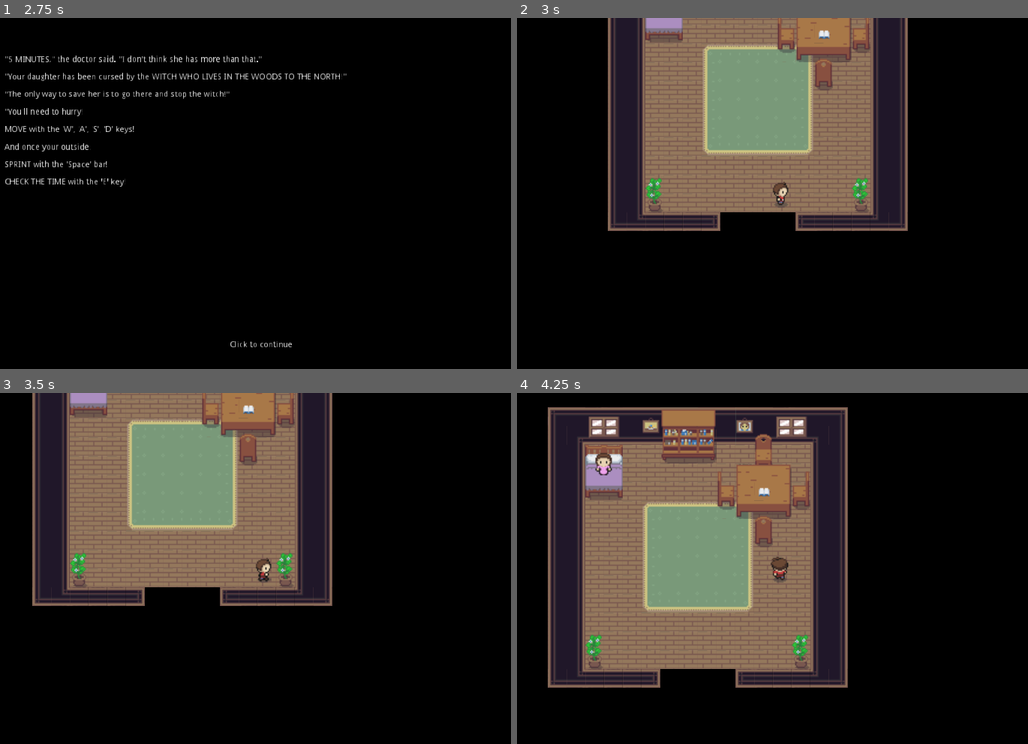
Above: before the commit, frames 1-4 (two rows, left to right).
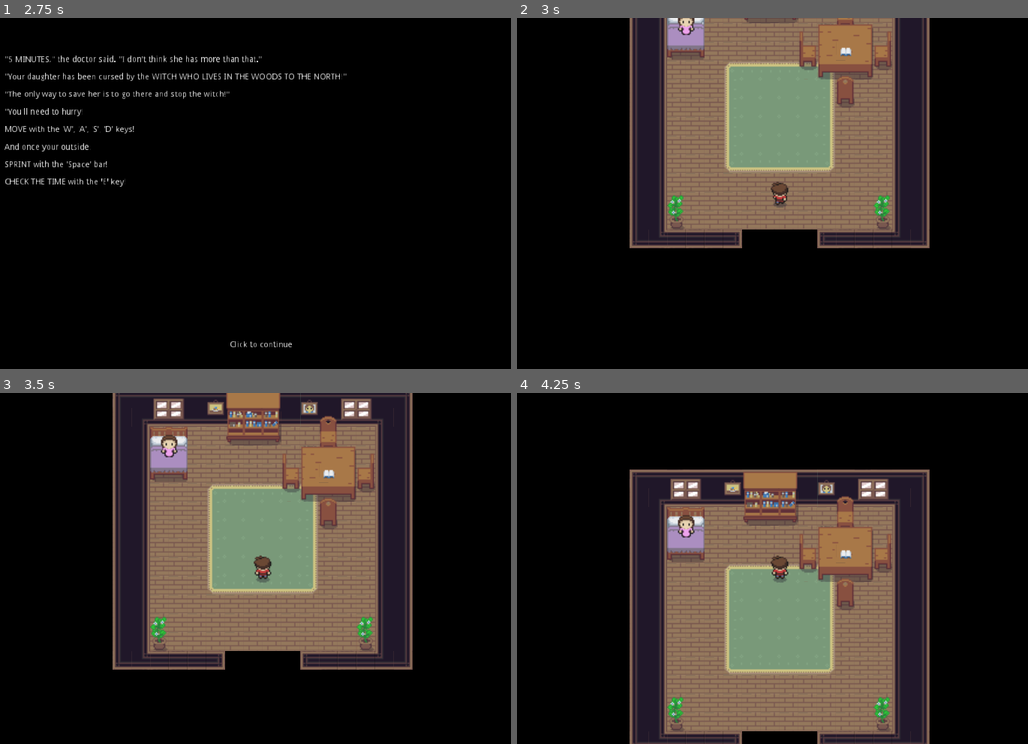
Above: after the commit, the same moments.

Repository: HaywardMorihara/2021AprGameJam
Game: Godot game, scene res://menu/MainMenu.tscn
Same seed, same stepped clock (60 frames per second), same inputs: the game is played once before the commit and once after it.
Inputs (mouse positions are in pixels of both pictures, inside the frame that each line leads up to):
- Up to frame 1 (2.75 s): click "Start" at 0.5 s; tap Enter (interact) at 1.25, 2, 2.1 s; move the mouse to (393, 175) at 1.27 s; hold D (right) 1.28-2.03 s; tap Q (check_watch) at 1.35 s; move the mouse to (143, 211) at 2.02 s; hold S (down) from 2.03 s (still down)
- Up to frame 2 (3 s): tap Enter (interact) at 2.75 s; move the mouse to (838, 116) at 2.77 s; release S (down) at 2.78 s; press the mouse at (838, 116) at 2.78 s; hold D (right) from 2.78 s (still down)
- Up to frame 3 (3.5 s): keep holding D (right)
- Up to frame 4 (4.25 s): move the mouse to (752, 638) at 3.52 s; release D (right) at 3.53 s; release the mouse at (752, 638) at 3.53 s; hold W (up) from 3.53 s (still down); tap Space (sprint) at 3.6 s

Frame 1 is identical in both runs. In frame 2, 26% of the frame differs, in the area x 17-81%, y 0-66%; in frame 3, 50%; in frame 4, 61%, in the area x 6-81%, y 4-100%.

Commit message:
Getting things kinda working...

Diff:
--- a/house/PlayerInteriorHouse.gd
+++ b/house/PlayerInteriorHouse.gd
@@ -6,9 +6,16 @@
 #	if not HomeMusic.playing:
 #		MazeMusic.stop()
 #		HomeMusic.play()
+	get_tree().paused = true
+	$AnimationPlayer.play("MovePlayer")
+
 
 func _player_stillness_achieved()->void:
 	var distance = $Player.global_position.distance_to($DaughterNPC.global_position)
 	if distance < 75:
 		Global.reset()
 		get_tree().change_scene("res://cutscene/WinCutscene.tscn")
+
+
+func _on_AnimationPlayer_animation_finished(anim_name):
+	get_tree().paused = false
--- a/house/PlayerInteriorHouse.tscn
+++ b/house/PlayerInteriorHouse.tscn
@@ -47,6 +47,35 @@
 
 [sub_resource type="Animation" id=3]
 resource_name = "MovePlayer"
+tracks/0/type = "value"
+tracks/0/path = NodePath("Player:position")
+tracks/0/interp = 1
+tracks/0/loop_wrap = true
+tracks/0/imported = false
+tracks/0/enabled = true
+tracks/0/keys = {
+"times": PoolRealArray( 0, 1 ),
+"transitions": PoolRealArray( 1, 1 ),
+"update": 0,
+"values": [ Vector2( 0, 80 ), Vector2( 0, 0 ) ]
+}
+tracks/1/type = "method"
+tracks/1/path = NodePath("Player")
+tracks/1/interp = 1
+tracks/1/loop_wrap = true
+tracks/1/imported = false
+tracks/1/enabled = true
+tracks/1/keys = {
+"times": PoolRealArray( 0, 1 ),
+"transitions": PoolRealArray( 1, 1 ),
+"values": [ {
+"args": [  ],
+"method": "animate_up"
+}, {
+"args": [  ],
+"method": "animate_stop"
+} ]
+}
 
 [node name="PlayerHouse" instance=ExtResource( 3 )]
 script = ExtResource( 1 )
@@ -62,4 +91,8 @@
 tile_data = PoolIntArray( -327686, 1, 0 )
 
 [node name="AnimationPlayer" type="AnimationPlayer" parent="." index="8"]
+pause_mode = 2
+playback_process_mode = 0
+method_call_mode = 1
 anims/MovePlayer = SubResource( 3 )
+[connection signal="animation_finished" from="AnimationPlayer" to="." method="_on_AnimationPlayer_animation_finished"]
--- a/player/Player.gd
+++ b/player/Player.gd
@@ -76,6 +76,15 @@
 			$PlayerAnimation.animation = "moving_down"
 
 
+func animate_up():
+	$PlayerAnimation.animation = "moving_up"
+	$PlayerAnimation.play()
+
+func animate_stop():
+	$PlayerAnimation.animation = "still_down"
+	$PlayerAnimation.stop()
+
+
 func _physics_process(delta):
 	_get_input()
 	velocity = move_and_slide(velocity)
@@ -97,6 +106,7 @@
 					$PlayerCanvasLayer/DialoguePopup.dialogue_popup(area.determine_speaker(), area.determine_dialogue())
 					is_in_dialogue = true
 
+
 func _stillness_achieved():
 	# TODO We'll probably want to do some other fancy things
 #	global_position.distance_to()
--- a/player/Player.tscn
+++ b/player/Player.tscn
@@ -165,6 +165,7 @@
 shape = SubResource( 1 )
 
 [node name="Camera2D" type="Camera2D" parent="."]
+pause_mode = 2
 current = true
 zoom = Vector2( 0.5, 0.5 )
 process_mode = 0
@@ -236,8 +237,6 @@
 margin_right = 536.0
 margin_bottom = 120.0
 custom_colors/default_color = Color( 0, 0, 0, 1 )
-visible_characters = 0
-percent_visible = 0.0544315
 text = "Hello world, how are you doing?"
 
 [node name="ProceedLabel" type="RichTextLabel" parent="PlayerCanvasLayer/DialoguePopup"]
@@ -264,6 +263,7 @@
 script = ExtResource( 1 )
 
 [node name="PlayerAnimation" type="AnimatedSprite" parent="."]
+pause_mode = 2
 frames = SubResource( 21 )
 animation = "still_down"
 speed_scale = 2.0
